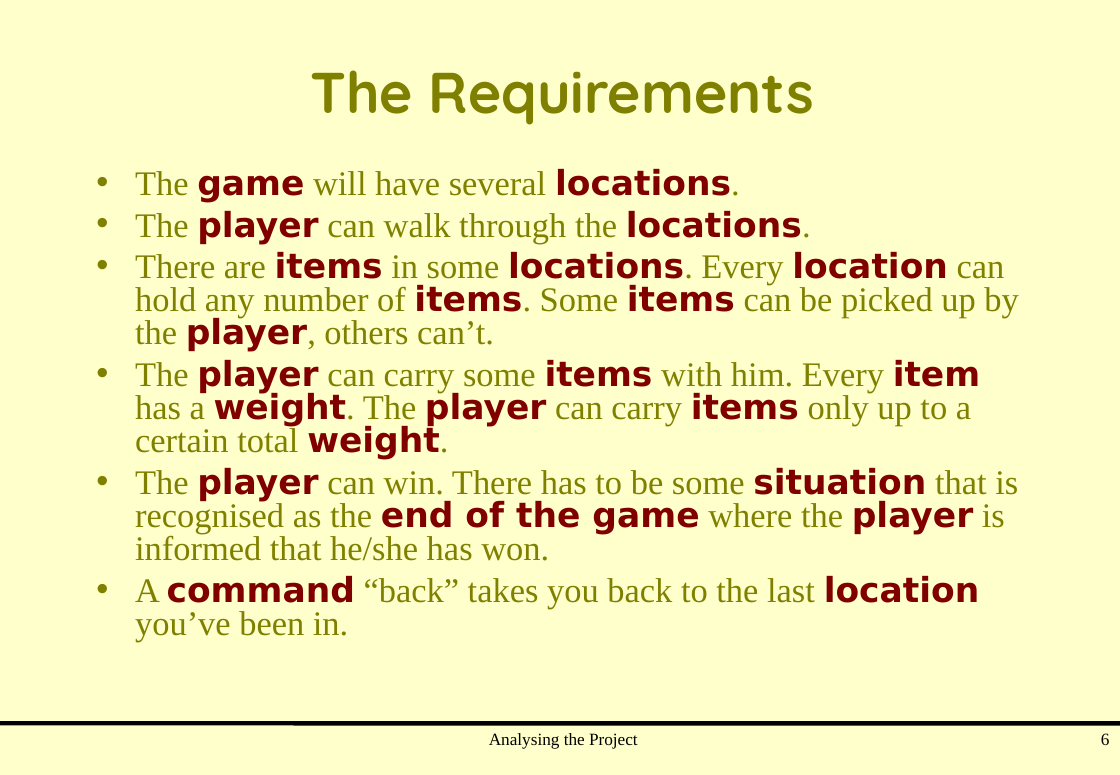
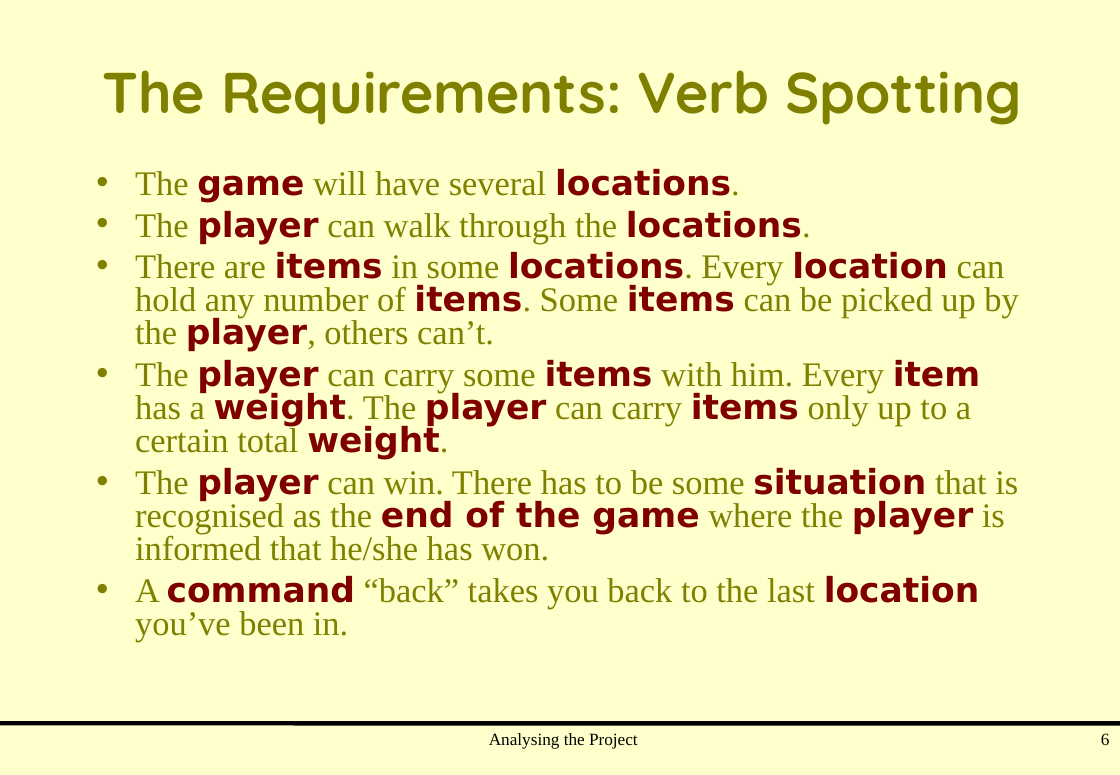
Before and after one commit to cpjobling/at-m42-2009, a slide deck: slide 6 of Documents/Analysis.ppt. Drawn at 1120x775 pixels with LibreOffice and Linux fonts; fonts in the diff are those of the drawing. Boxes give left, top, right and bottom in pixels: in the first picture for what was removed or moved away, otherwise in the second. Text is boxed around its words. In the diff, an @@ line names an element or a change of style, - is before the commit and + after.

```diff
--- a/Documents/Analysis.ppt
+++ b/Documents/Analysis.ppt
@@ title at (x1=102, y1=70, x2=1021, y2=125): text changed @@
-The Requirements
+The Requirements: Verb Spotting
```
Also in this commit, not shown: 6 other slides changed, 1 other file.
